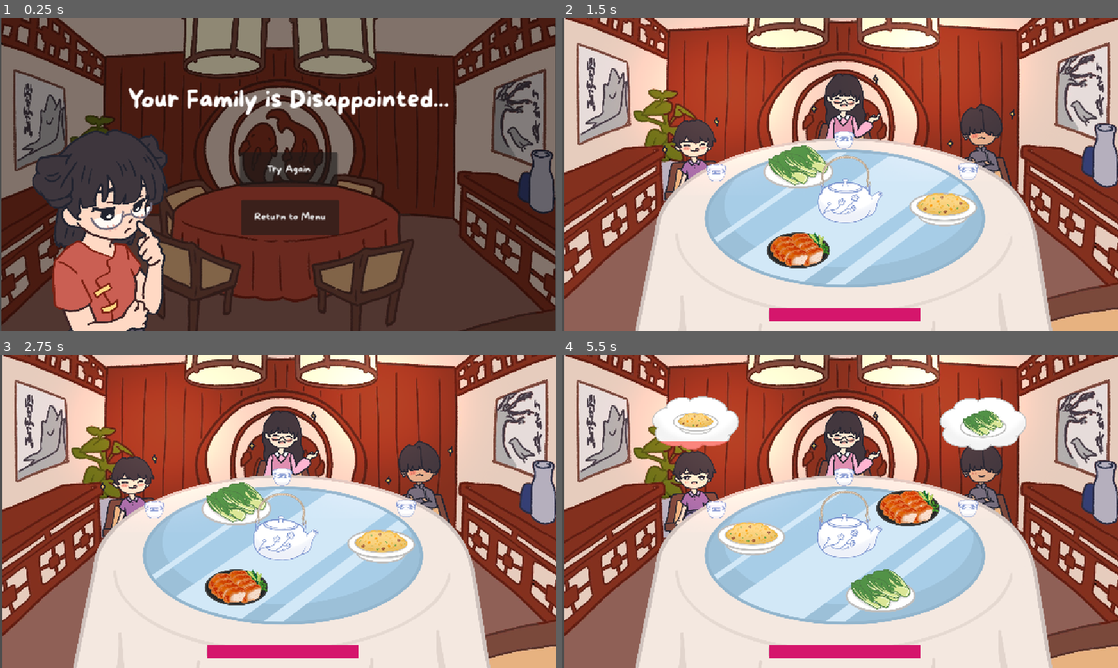
Above: before the commit, frames 1-4 (two rows, left to right).
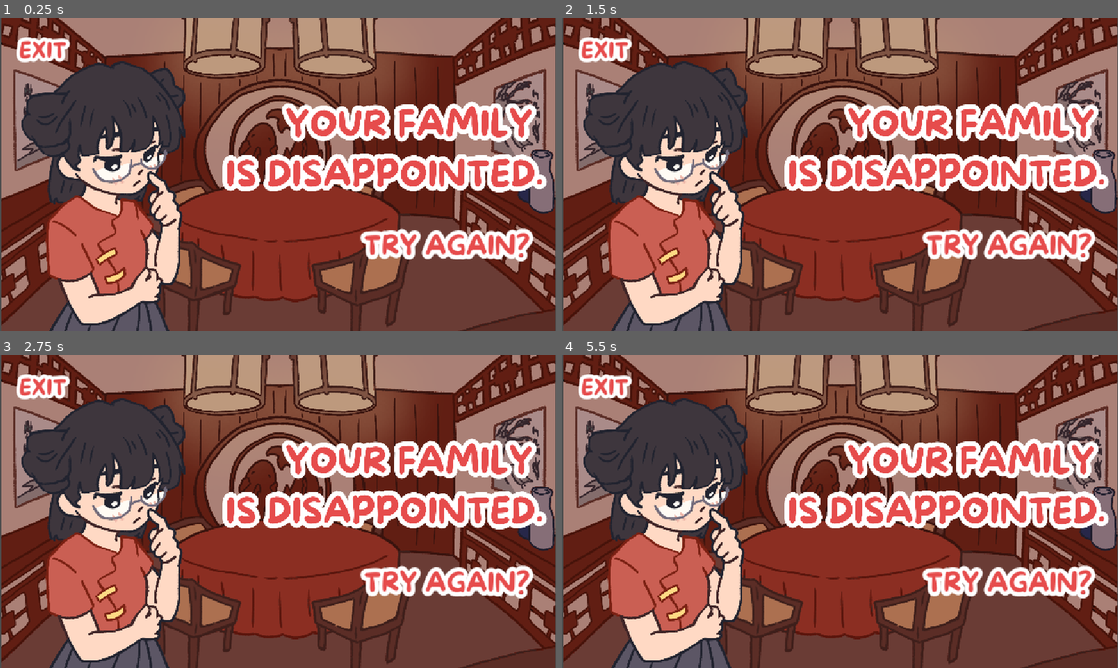
Above: after the commit, the same moments.

Repository: game-dev-besties/lupe_game
Game: Godot game, scene res://scenes/game_loss.tscn
The game is run twice, just before and just after one commit, with the same random seed, the same clock (stepped at 60 frames per second) and the same inputs. This scene is started directly instead of the project's main scene.
Inputs (mouse positions are in pixels of both pictures, inside the frame that each line leads up to):
- Up to frame 1 (0.25 s): no input
- Up to frame 2 (1.5 s): click (851, 168) at 0.5 s, where only the run before the commit has a clickable "Try Again"; click (851, 218) at 1.25 s, where only the run before the commit has a clickable "Return to Menu"
- Up to frame 3 (2.75 s): tap Enter (ui_accept) at 2 s; drag from (283, 533) to (233, 586) at 2.02 s
- Up to frame 4 (5.5 s): drag from (940, 545) to (795, 586) at 2.77 s; hold Right (ui_right) 3.53-4.25 s; hold Enter (ui_accept) 3.53-4.25 s; click (795, 586) at 3.67 s; drag from (890, 502) to (751, 545) at 4.27 s; move the mouse to (1006, 558) at 5.02 s; hold Left (ui_left) from 5.03 s (still down); hold Enter (ui_accept) from 5.03 s (still down); click (1006, 558) at 5.17 s

The runs differ from the first frame. In frame 1, 77% of the frame differs, in the area x 0-100%, y 0-100%; in frame 2, 96%; in frame 3, 96%; in frame 4, 96%.

Commit message:
finalized game loss screen and didn't break it this time

Diff:
--- a/scenes/game_loss.tscn
+++ b/scenes/game_loss.tscn
@@ -1,10 +1,11 @@
-[gd_scene load_steps=10 format=3 uid="uid://c16ysnppmgvfq"]
+[gd_scene load_steps=11 format=3 uid="uid://c16ysnppmgvfq"]
 
 [ext_resource type="Script" uid="uid://c3qsm3nvdukck" path="res://scripts/lost_screen.gd" id="1_mbfwh"]
-[ext_resource type="Texture2D" uid="uid://brqi5cskbd0ai" path="res://assets/background.jpg" id="1_ofr2c"]
+[ext_resource type="Texture2D" uid="uid://db3yfrcmydxcv" path="res://assets/background.png" id="2_66dlh"]
 [ext_resource type="Texture2D" uid="uid://25rf1wix1va" path="res://assets/susan/susanthink.png" id="2_v8q7l"]
 [ext_resource type="FontFile" uid="uid://c5fngeyt7vs3s" path="res://assets/more-sugar.regular.ttf" id="4_d2muv"]
 [ext_resource type="AudioStream" uid="uid://yy1g3e6dyj5p" path="res://assets/sfx/fluttering-bamboo-flute-transition-c-4-209657.mp3" id="4_ismcj"]
+[ext_resource type="Texture2D" uid="uid://bnonepb4rrk0p" path="res://assets/menu/disappointedtext.png" id="8_piukg"]
 
 [sub_resource type="Animation" id="Animation_pk0x4"]
 length = 0.001
@@ -88,10 +89,10 @@
 script = ExtResource("1_mbfwh")
 
 [node name="Background" type="Sprite2D" parent="."]
-modulate = Color(0.56, 0.56, 0.56, 1)
+modulate = Color(0.741176, 0.627451, 0.627451, 1)
 position = Vector2(576, 384)
 scale = Vector2(0.516, 0.516)
-texture = ExtResource("1_ofr2c")
+texture = ExtResource("2_66dlh")
 
 [node name="Transition" type="Node2D" parent="."]
 visible = false
@@ -112,49 +113,81 @@
 [node name="Characters" type="Node2D" parent="."]
 
 [node name="Susan" type="Sprite2D" parent="Characters"]
-position = Vector2(368, 449)
-scale = Vector2(0.323207, 0.323207)
+position = Vector2(409, 354)
+scale = Vector2(0.39062, 0.39062)
 texture = ExtResource("2_v8q7l")
 
 [node name="UI" type="CanvasLayer" parent="."]
 follow_viewport_enabled = true
 
-[node name="VBoxContainer" type="VBoxContainer" parent="UI"]
-offset_left = 255.0
-offset_top = 138.0
-offset_right = 940.0
-offset_bottom = 250.0
+[node name="TryAgain" type="Label" parent="UI"]
+anchors_preset = -1
+anchor_left = 0.837
+anchor_top = 0.728
+anchor_right = 0.837
+anchor_bottom = 0.728
+offset_left = -211.224
+offset_top = -31.744
+offset_right = 211.776
+offset_bottom = 54.256
+theme_override_colors/font_color = Color(0.901961, 0.298039, 0.298039, 1)
+theme_override_colors/font_outline_color = Color(1, 1, 1, 1)
+theme_override_constants/outline_size = 35
+theme_override_fonts/font = ExtResource("4_d2muv")
+theme_override_font_sizes/font_size = 55
+text = "TRY AGAIN?"
 
-[node name="YouLostText" type="RichTextLabel" parent="UI/VBoxContainer"]
-layout_mode = 2
-theme_override_fonts/normal_font = ExtResource("4_d2muv")
-theme_override_font_sizes/normal_font_size = 51
-text = "Your Family is Disappointed..."
-fit_content = true
-scroll_active = false
-horizontal_alignment = 1
-vertical_alignment = 1
+[node name="TryAgainButton" type="ColorRect" parent="UI/TryAgain"]
+layout_mode = 1
+anchors_preset = -1
+anchor_left = 0.409123
+anchor_top = 0.290349
+anchor_right = 0.409123
+anchor_bottom = 0.290349
+offset_left = -184.059
+offset_top = -43.97
+offset_right = 183.941
+offset_bottom = 44.03
+color = Color(1, 1, 1, 0)
+metadata/_edit_use_anchors_ = true
 
-[node name="TryAgain" type="Button" parent="UI"]
-offset_left = 496.0
-offset_top = 277.0
-offset_right = 699.0
-offset_bottom = 350.0
+[node name="Exit" type="Label" parent="UI"]
+offset_left = 39.0
+offset_top = 41.0
+offset_right = 140.0
+offset_bottom = 96.0
+theme_override_colors/font_color = Color(0.901961, 0.298039, 0.298039, 1)
+theme_override_colors/font_outline_color = Color(1, 1, 1, 1)
+theme_override_constants/outline_size = 30
 theme_override_fonts/font = ExtResource("4_d2muv")
-theme_override_font_sizes/font_size = 20
-text = "Try Again"
+theme_override_font_sizes/font_size = 45
+text = "EXIT"
 
-[node name="MenuButton" type="Button" parent="UI"]
-offset_left = 499.0
-offset_top = 376.0
-offset_right = 702.0
-offset_bottom = 449.0
-theme_override_fonts/font = ExtResource("4_d2muv")
-theme_override_font_sizes/font_size = 20
-text = "Return to Menu"
+[node name="MenuButton" type="ColorRect" parent="UI/Exit"]
+layout_mode = 1
+anchors_preset = -1
+anchor_left = -6.06905
+anchor_top = 4.96057
+anchor_right = -6.06905
+anchor_bottom = 4.96057
+offset_left = -160.026
+offset_top = -373.989
+offset_right = 713.974
+offset_bottom = -196.989
+color = Color(1, 1, 1, 0)
+metadata/_edit_use_anchors_ = true
 
 [node name="flute" type="AudioStreamPlayer2D" parent="."]
 stream = ExtResource("4_ismcj")
 
-[connection signal="pressed" from="UI/TryAgain" to="." method="_try_again"]
-[connection signal="pressed" from="UI/MenuButton" to="." method="_on_menu_button_pressed"]
+[node name="Disappointedtext" type="Sprite2D" parent="."]
+position = Vector2(790, 274)
+scale = Vector2(0.522, 0.522)
+texture = ExtResource("8_piukg")
+
+[connection signal="gui_input" from="UI/TryAgain/TryAgainButton" to="." method="_on_try_again_button_gui_input"]
+[connection signal="mouse_entered" from="UI/TryAgain/TryAgainButton" to="." method="_on_try_again_button_mouse_entered"]
+[connection signal="mouse_exited" from="UI/TryAgain/TryAgainButton" to="." method="_on_try_again_button_mouse_exited"]
+[connection signal="gui_input" from="UI/Exit/MenuButton" to="." method="_on_menu_button_gui_input"]
+[connection signal="mouse_entered" from="UI/Exit/MenuButton" to="." method="_on_menu_button_mouse_entered"]
+[connection signal="mouse_exited" from="UI/Exit/MenuButton" to="." method="_on_menu_button_mouse_exited"]
--- a/scripts/lost_screen.gd
+++ b/scripts/lost_screen.gd
@@ -7,13 +7,35 @@
 	flute.play()
 	$Transition/AnimationPlayer.play("fade_in")
 
-func _try_again() -> void:
+func menu_button() -> void:
 	$Transition/AnimationPlayer.play("fade_out")
 	await get_tree().create_timer(0.7).timeout
 	get_tree().change_scene_to_packed(game)
 
 
-func menu_button() -> void:
-	$Transition/AnimationPlayer.play("fade_out")
-	await get_tree().create_timer(0.7).timeout
-	get_tree().change_scene_to_packed(game)
+func _on_try_again_button_mouse_entered() -> void:
+	$UI/TryAgain.scale += Vector2(0.05, 0.05)
+
+func _on_try_again_button_mouse_exited() -> void:
+	$UI/TryAgain.scale -= Vector2(0.05, 0.05)
+
+func _on_try_again_button_gui_input(event: InputEvent) -> void:
+	if event.is_action_pressed("ui_accept"):
+		Transition.transition()
+		await Transition.on_transition_finished
+		get_tree().change_scene_to_packed(game)
+
+
+func _on_menu_button_gui_input(event: InputEvent) -> void:
+	if event.is_action_pressed("ui_accept"):
+		Transition.transition()
+		await Transition.on_transition_finished
+		get_tree().change_scene_to_packed(menu)
+
+
+func _on_menu_button_mouse_entered() -> void:
+	$UI/Exit.scale += Vector2(0.05, 0.05)
+
+
+func _on_menu_button_mouse_exited() -> void:
+	$UI/Exit.scale -= Vector2(0.05, 0.05)
Binary file added: assets/background.png
Not shown, added: assets/background.png.import
Binary file added: assets/menu/disappointedtext.png
Not shown, added: assets/menu/disappointedtext.png.import
